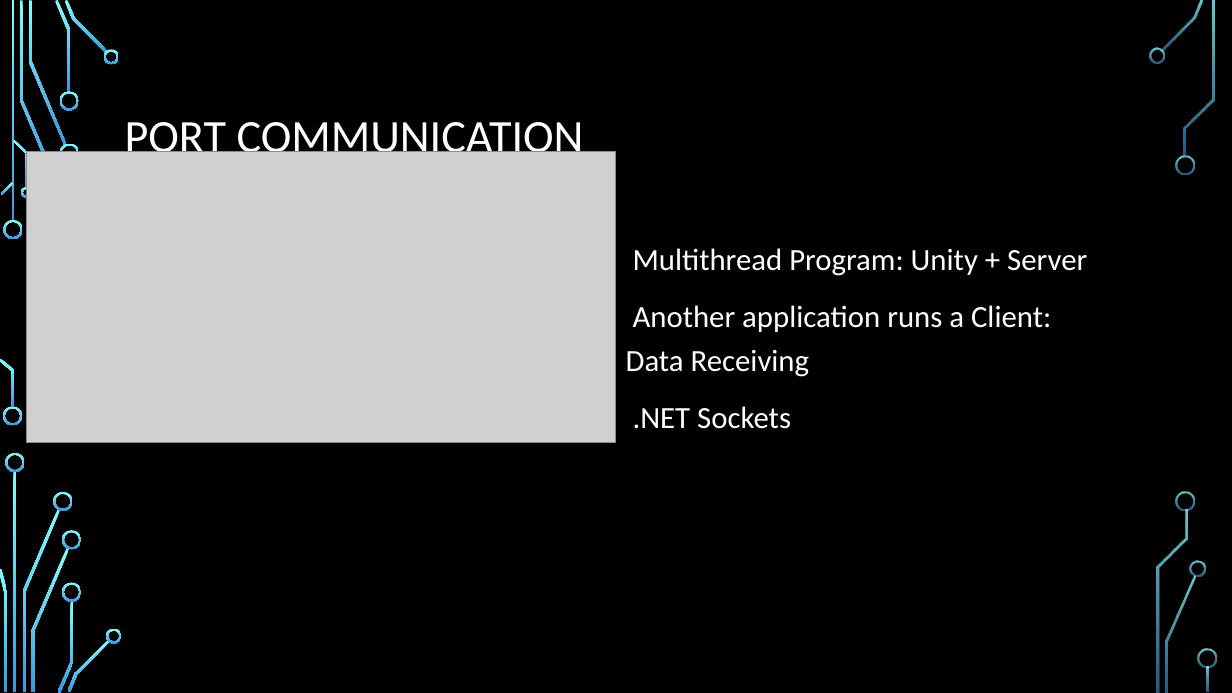
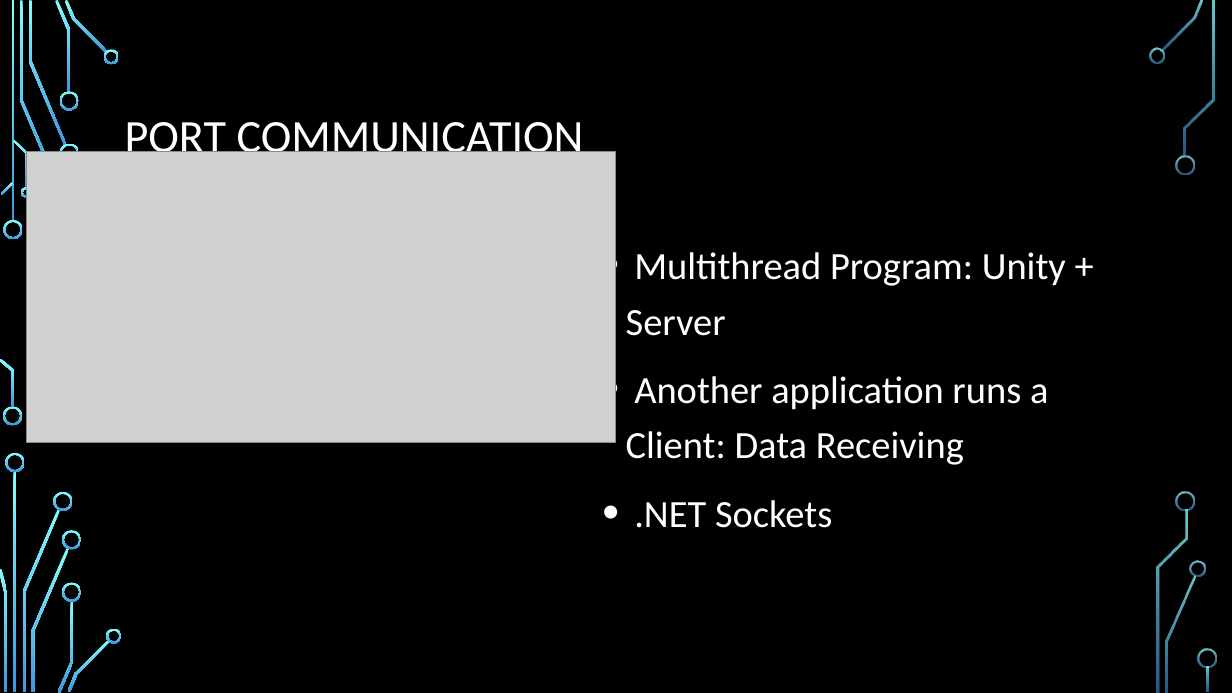
Before and after one commit to manherna/ISS, a slide deck: slide 8 of ISS_FinalPresentation.pptx. Drawn at 1232x693 pixels with LibreOffice and Linux fonts; fonts in the diff are those of the drawing; grey boxes stand for pictures; background and template pictures are left out. Boxes give left, top, right and bottom in pixels: in the first picture for what was removed or moved away, otherwise in the second. Text is boxed around its words. In the diff, an @@ line names an element or a change of style, - is before the commit and + after.

```diff
--- a/ISS_FinalPresentation.pptx
+++ b/ISS_FinalPresentation.pptx
@@ text "Multithread Program: Unity + Server" at [626, 252, 1066, 528]: size 24 to 30 pt @@
```
Also in this commit, not shown: 2 other slides changed, 2 other files.
